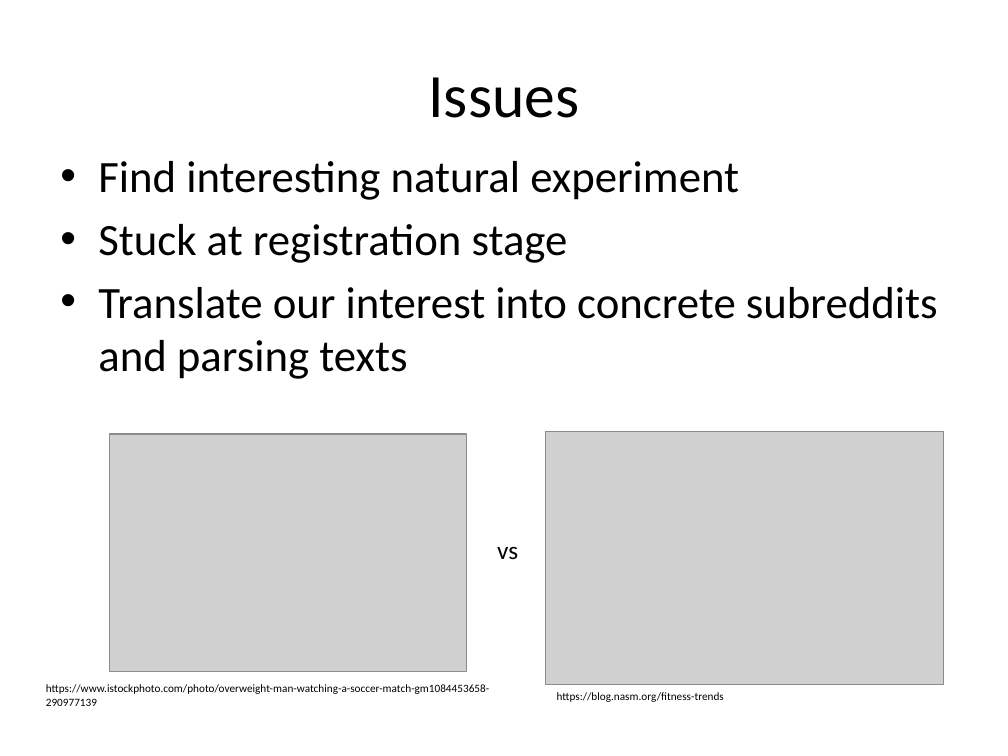
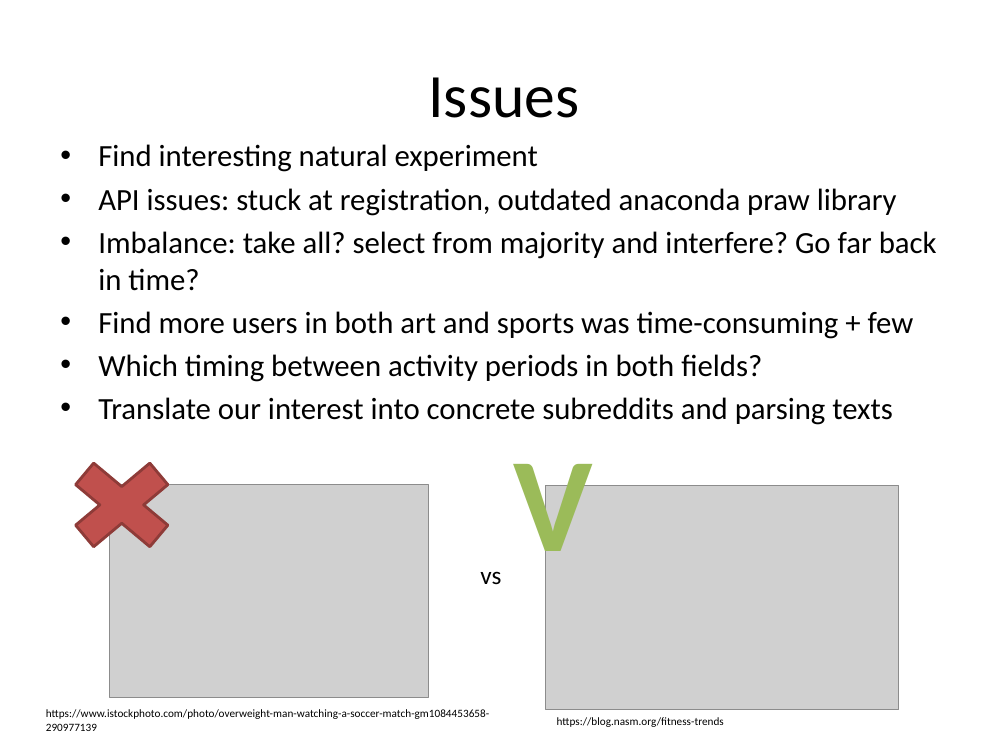
Before and after one commit to ValeMel/ArtSport, a slide deck: slide 7 of socialBehavior.pptx (slide 5 before the commit). Drawn at 1008x756 pixels with LibreOffice and Linux fonts; fonts in the diff are those of the drawing; grey boxes stand for pictures. Boxes give left, top, right and bottom in pixels: in the first picture for what was removed or moved away, otherwise in the second. Text is boxed around its words. In the diff, an @@ line names an element or a change of style, - is before the commit and + after.

```diff
--- a/socialBehavior.pptx
+++ b/socialBehavior.pptx
@@ text "Find interesting natural experiment" moved from (x1=98, y1=161, x2=938, y2=379) to (x1=98, y1=144, x2=937, y2=425) @@
@@ text at (x1=98, y1=144, x2=893, y2=425): size 32 to 22 pt in "Find interesting natural experiment", "Translate our interest into concrete subreddits and ..."; less space between paragraphs @@
@@ text at (x1=98, y1=188, x2=937, y2=382): text changed; size 32 to 22 pt @@
-• Stuck at registration stage
+• API issues: stuck at registration, outdated anaconda praw library
+• Imbalance: take all? select from majority and interfere? Go far back in time?
+• Find more users in both art and sports was time-consuming + few
+• Which timing between activity periods in both fields?
@@ cross added at (x1=50, y1=446, x2=194, y2=565), fill #C0504D, outline #8E3B39 2 pt @@
@@ text added at (x1=514, y1=439, x2=593, y2=582), 96 pt, text #9BBB59, bold @@
+V
@@ picture resized from (x1=109, y1=434, x2=467, y2=672) to (x1=109, y1=485, x2=428, y2=698) @@
@@ picture resized from (x1=546, y1=431, x2=943, y2=684) to (x1=546, y1=485, x2=899, y2=710) @@
@@ text "vs" moved from (x1=497, y1=546, x2=518, y2=559) to (x1=480, y1=571, x2=501, y2=585) @@
@@ text "https://www.istockphoto.com/photo/overweight-man-watching-a- ..." moved from (x1=46, y1=684, x2=489, y2=706) to (x1=46, y1=709, x2=489, y2=731) @@
@@ text "https://blog.nasm.org/fitness-trends" moved from (x1=557, y1=692, x2=724, y2=702) to (x1=557, y1=717, x2=724, y2=727) @@
```
Also in this commit, not shown: 4 other slides changed, 3 slides added.
